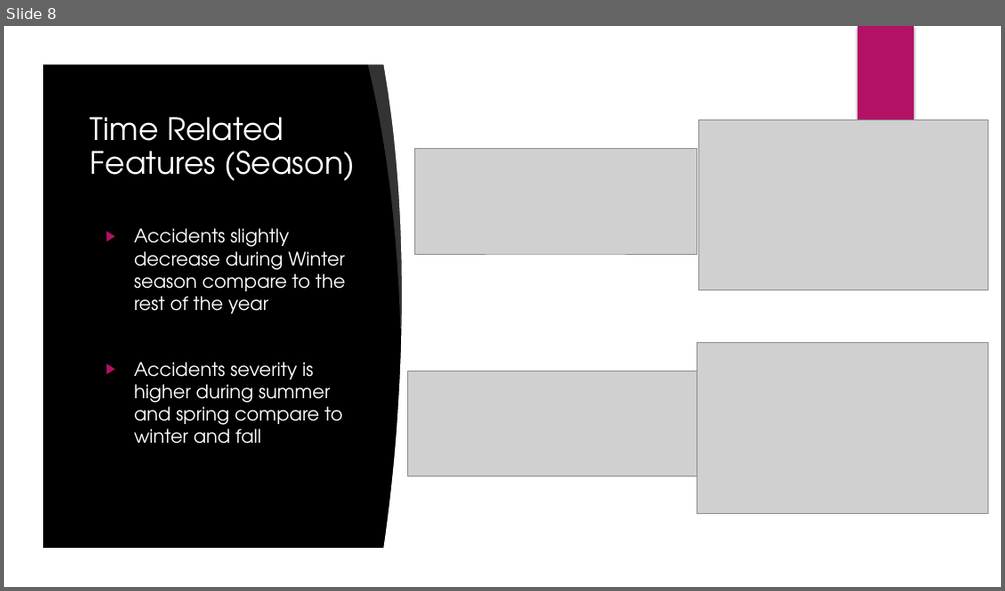
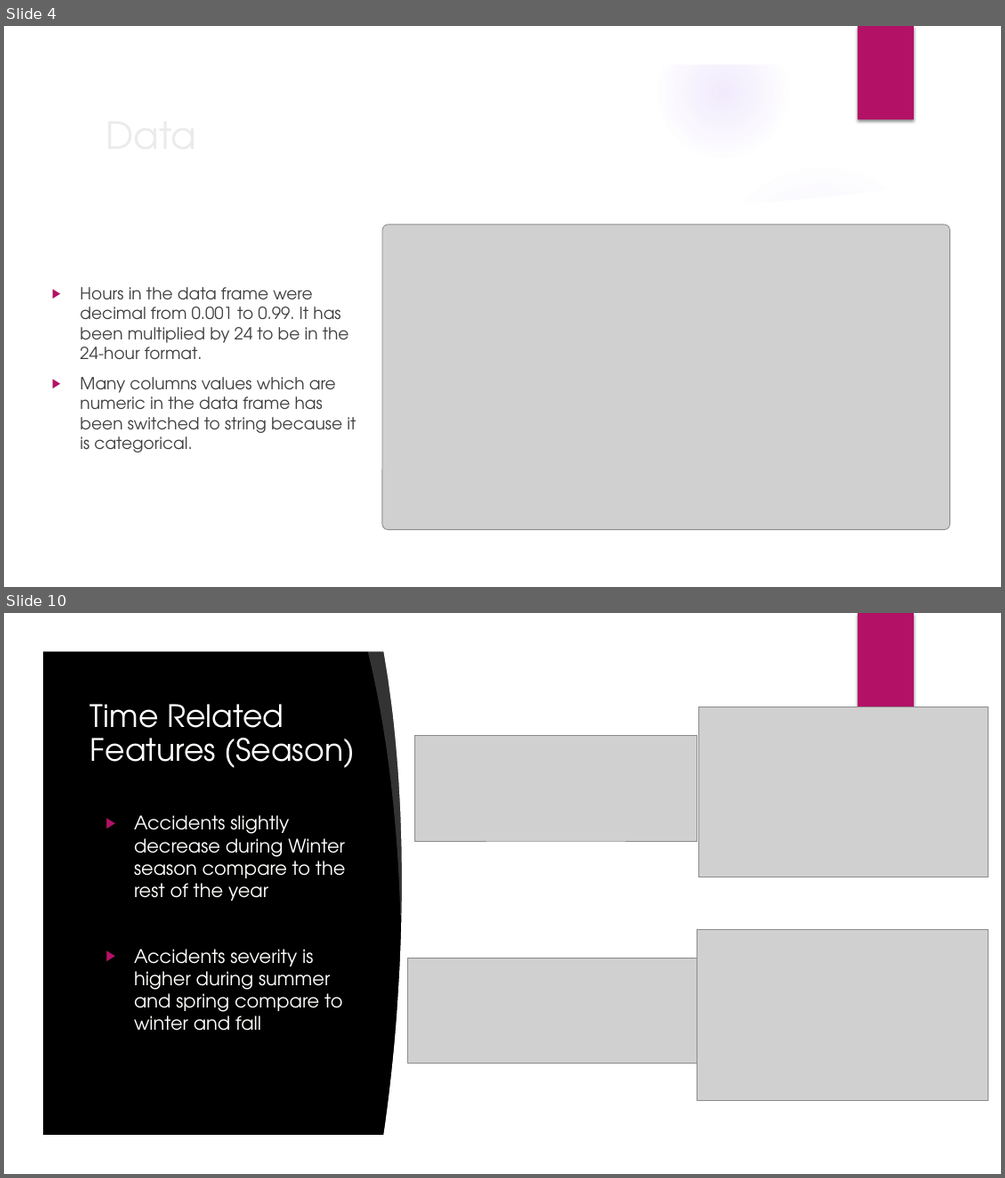
Before and after one commit to romer1979/Fatal-Accidents-in-UK-, a slide deck: Fatal Accidents in UK.pptx. Shown one above the other, each under a label of ours: slide 8 before the commit, slides 4 and 10 after it; the slides between them are not shown. The pictures are 1005x591 and 1005x1178 pixels, drawn with LibreOffice and Linux fonts; fonts in the diff are those of the drawing; grey boxes stand for pictures; background and template pictures are left out. Boxes give left, top, right and bottom in pixels: in the first picture for what was removed or moved away, otherwise in the second. Text is boxed around its words. In the diff, an @@ line names an element or a change of style, - is before the commit and + after.

```diff
--- a/Fatal Accidents in UK.pptx
+++ b/Fatal Accidents in UK.pptx
@@ slide 4 added at bbox=[4, 26, 1001, 587], background picture (left out); not listed: 5 template elements that a slide beside it also shows @@
@@ freeform shape added at bbox=[4, 26, 1001, 587], fill #FFFFFF @@
@@ rectangle added at bbox=[858, 26, 914, 119], fill #B31166 @@
@@ freeform shape added at bbox=[697, 151, 970, 232], fill #FFFFFF at 20% opacity @@
@@ freeform shape added at bbox=[41, 178, 963, 549], fill #FFFFFF @@
@@ picture added at bbox=[382, 224, 950, 529] @@
@@ text added at bbox=[80, 287, 356, 452], 16 pt, text #404040 @@
+▶ Hours in the data frame were decimal from 0.001 to 0.99. It has been multiplied by 24 to be in the 24-hour format.
+▶ Many columns values which are numeric in the data frame has been switched to string because it is categorical.
@@ title added at bbox=[178, 287, 217, 307], 36 pt, text #EBEBEB @@
+Data
@@ what was slide 8 is now slide 10 @@
```
Also in this commit, not shown: 19 slides changed, 5 other slides added.
